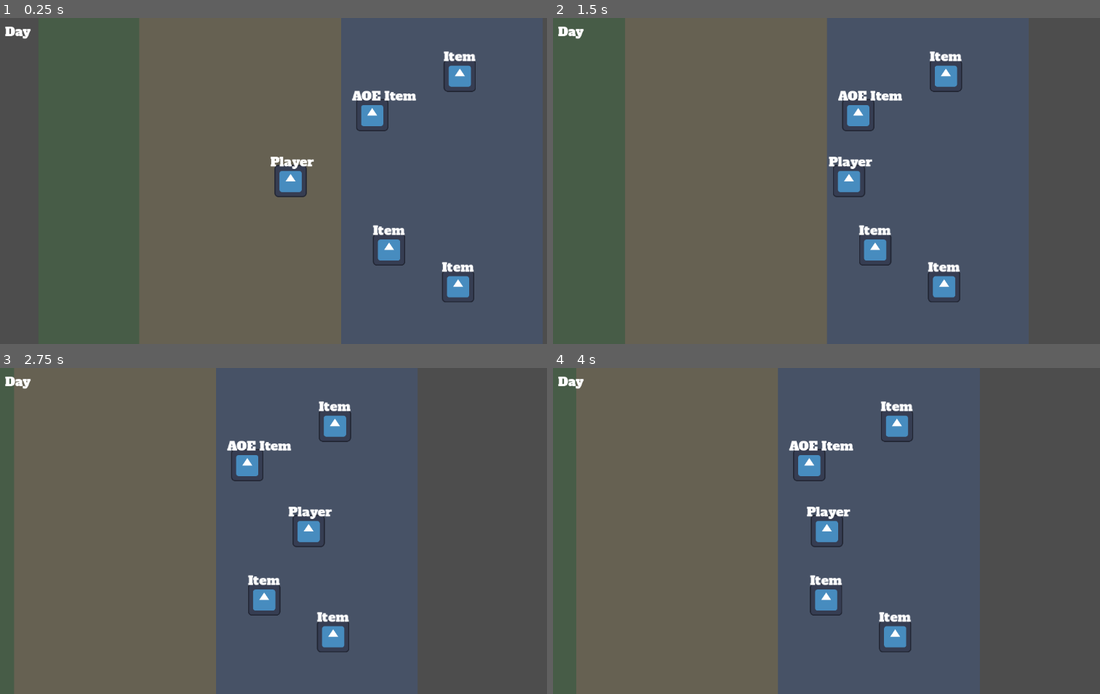
Above: before the commit, frames 1-4 (two rows, left to right).
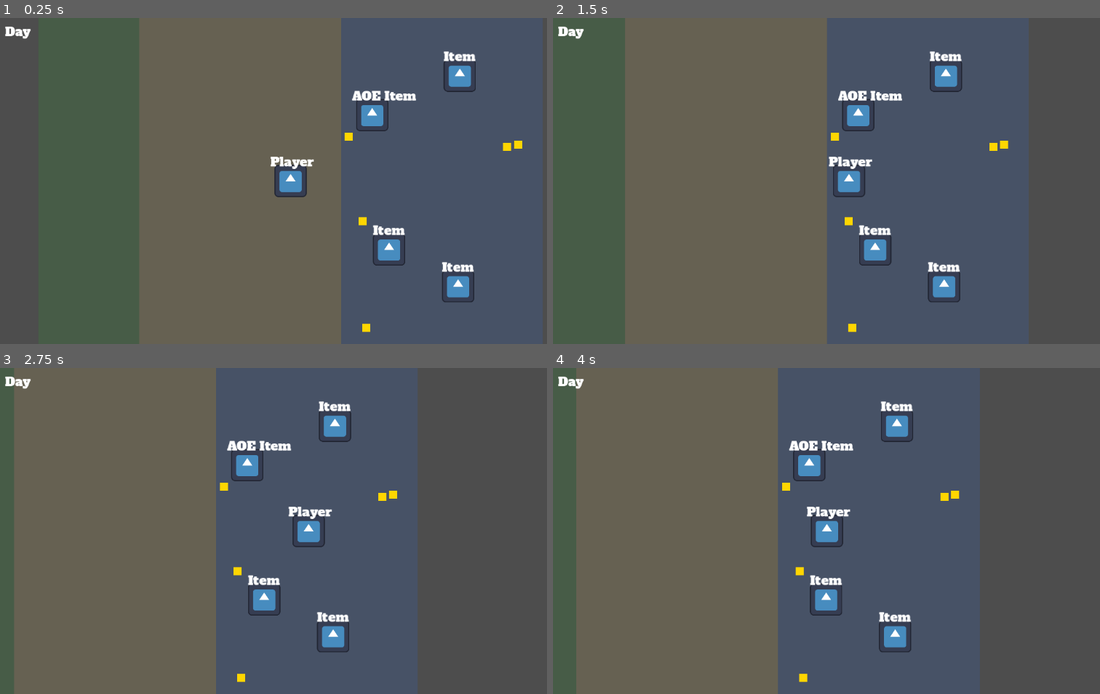
Above: after the commit, the same moments.

Repository: poga/dark-sea
Game: Godot game, scene res://scenes/game/main.tscn
Same seed, same stepped clock (60 frames per second), same inputs: the game is played once before the commit and once after it. The project has no main scene, so this scene is started directly. The engine's default icon, where the game draws it, is replaced by a stand-in: a white triangle on a blue panel in a dark square.
Inputs (mouse positions are in pixels of both pictures, inside the frame that each line leads up to):
- Up to frame 1 (0.25 s): no input
- Up to frame 2 (1.5 s): tap Enter at 0.5 s; move the mouse to (968, 164) at 0.52 s; hold D (move_right) 0.53-1.25 s; hold Space (interact) 0.53-1.25 s; click (968, 164) at 0.67 s; drag from (728, 197) to (591, 181) at 1.27 s
- Up to frame 3 (2.75 s): move the mouse to (350, 459) at 2.02 s; hold D (move_right) from 2.03 s (still down); tap Alt at 2.1 s
- Up to frame 4 (4 s): release D (move_right) at 2.75 s; drag from (815, 596) to (870, 531) at 2.77 s; move the mouse to (1017, 579) at 3.52 s; hold A (move_left) from 3.53 s (still down); hold Space (interact) from 3.53 s (still down)

The runs differ from the first frame. In frame 1, 0.2% of the frame differs, in the area x 62-96%, y 35-97%; in frame 2, 0.2%; in frame 3, 0.2%; in frame 4, 0.2%, in the area x 41-75%, y 35-97%.

Commit message:
feat: add GoldSpawner for daytime gold with zone-based cleanup
Co-Authored-By: Claude Opus 4.6 <noreply@anthropic.com>

Diff:
--- /dev/null
+++ b/scenes/game/gold_spawner.gd
@@ -0,0 +1,57 @@
+extends Node2D
+
+## Gold Spawner — spawns gold pickups during day, cleans up sea-zone gold at night.
+## Designers: adjust gold_per_day to control daytime gold spawning.
+
+@export var spawn_area_path: NodePath
+@export var sea_zone_path: NodePath
+@export var gold_per_day: int = 5
+
+var _gold_scene: PackedScene = preload("res://scenes/gold/gold.tscn")
+var _spawn_area: Area2D
+var _sea_zone: Area2D
+
+func _ready() -> void:
+	if spawn_area_path:
+		_spawn_area = get_node(spawn_area_path) as Area2D
+	if sea_zone_path:
+		_sea_zone = get_node(sea_zone_path) as Area2D
+	GameManager.day_started.connect(_on_day_started)
+	GameManager.night_started.connect(_on_night_started)
+
+func _on_day_started() -> void:
+	_spawn_gold()
+
+func _on_night_started() -> void:
+	_cleanup_sea_gold()
+
+func _spawn_gold() -> void:
+	if _spawn_area == null:
+		push_error("GoldSpawner: spawn_area is not assigned.")
+		return
+	for _i in gold_per_day:
+		var gold: Area2D = _gold_scene.instantiate()
+		gold.global_position = _random_point_in_spawn_area()
+		get_parent().add_child(gold)
+
+func _random_point_in_spawn_area() -> Vector2:
+	var shape: CollisionShape2D = _spawn_area.get_child(0) as CollisionShape2D
+	var rect: RectangleShape2D = shape.shape as RectangleShape2D
+	var extents: Vector2 = rect.size / 2.0
+	var local_pos: Vector2 = Vector2(
+		randf_range(-extents.x, extents.x),
+		randf_range(-extents.y, extents.y)
+	)
+	return _spawn_area.global_position + shape.position + local_pos
+
+func _cleanup_sea_gold() -> void:
+	if _sea_zone == null:
+		push_error("GoldSpawner: sea_zone is not assigned.")
+		return
+	var zone_pos: Vector2 = _sea_zone.global_position
+	var zone_half_width: float = _sea_zone.zone_width / 2.0
+	var zone_left: float = zone_pos.x - zone_half_width
+	var zone_right: float = zone_pos.x + zone_half_width
+	for gold in get_tree().get_nodes_in_group("gold"):
+		if is_instance_valid(gold) and gold.global_position.x >= zone_left and gold.global_position.x <= zone_right:
+			gold.queue_free()
--- a/scenes/game/main.tscn
+++ b/scenes/game/main.tscn
@@ -8,6 +8,7 @@
 [ext_resource type="Script" path="res://scenes/game/main.gd" id="8"]
 [ext_resource type="Script" path="res://scenes/game/item_spawner.gd" id="9"]
 [ext_resource type="Script" path="res://scenes/game/phase_label.gd" id="10"]
+[ext_resource type="Script" path="res://scenes/game/gold_spawner.gd" id="11"]
 
 [sub_resource type="RectangleShape2D" id="RectangleShape2D_1"]
 size = Vector2(400, 600)
@@ -40,6 +41,11 @@
 script = ExtResource("9")
 spawn_area_path = NodePath("../ItemSpawnArea")
 
+[node name="GoldSpawner" type="Node2D" parent="."]
+script = ExtResource("11")
+spawn_area_path = NodePath("../ItemSpawnArea")
+sea_zone_path = NodePath("../Zones/SeaZone")
+
 [node name="MonsterSpawner" type="Node2D" parent="."]
 script = ExtResource("6")
 
Not shown, added: scenes/game/gold_spawner.gd.uid
Not shown: 1 places in scenes/game/main.tscn that only renumber resources
